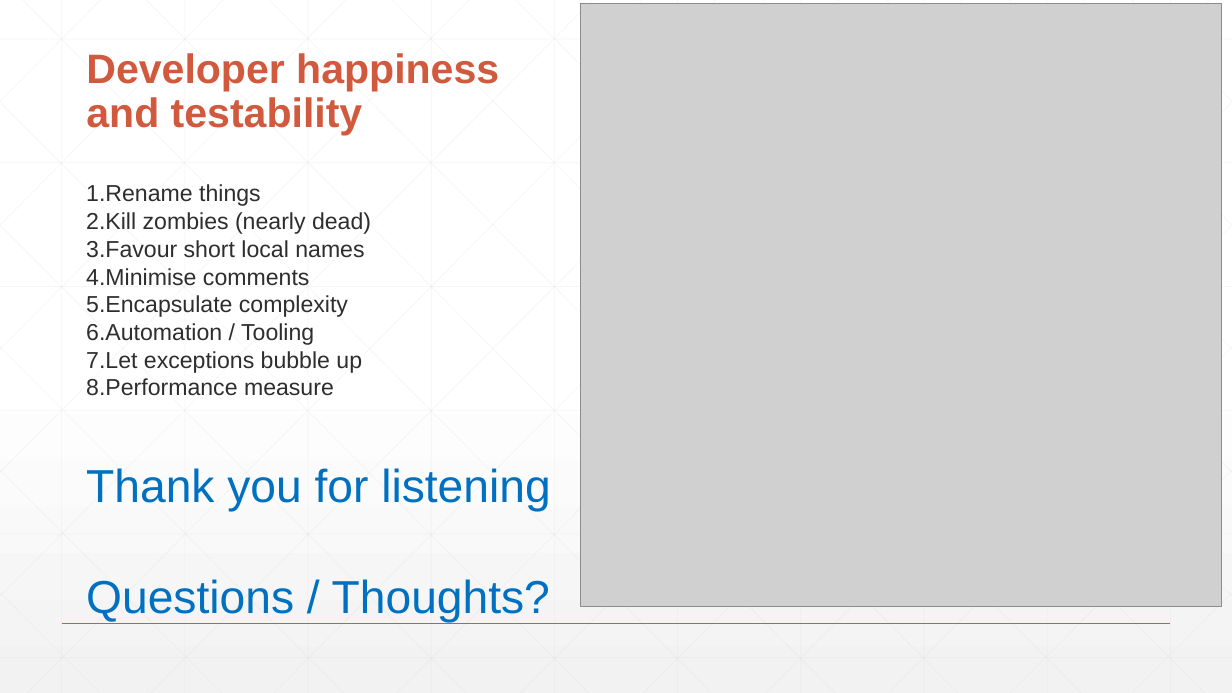
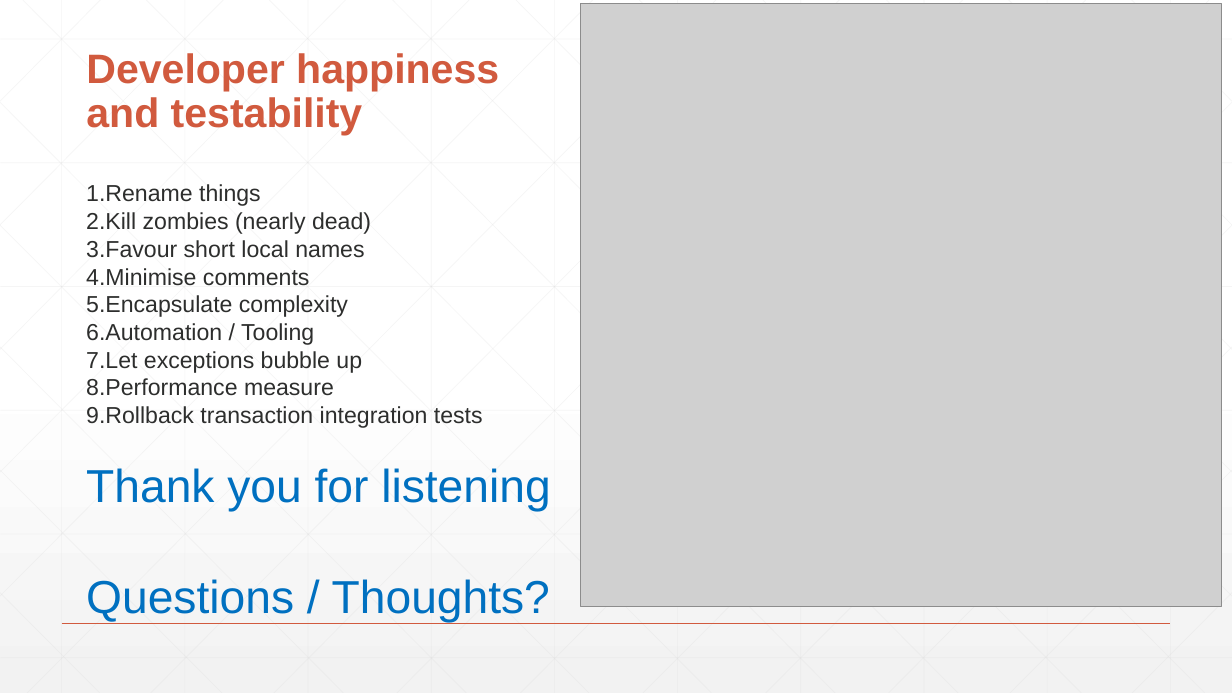
Before and after one commit to djhmateer/Refactoring, a slide deck: slide 32 of Presentation1.pptx. Drawn at 1232x693 pixels with LibreOffice and Linux fonts; fonts in the diff are those of the drawing; grey boxes stand for pictures. Boxes give left, top, right and bottom in pixels: in the first picture for what was removed or moved away, otherwise in the second. Text is boxed around its words. In the diff, an @@ line names an element or a change of style, - is before the commit and + after.

```diff
--- a/Presentation1.pptx
+++ b/Presentation1.pptx
@@ text at bbox=[86, 406, 483, 428]: paragraph added @@
+9.Rollback transaction integration tests
```
Also in this commit, not shown: 7 other slides changed.
